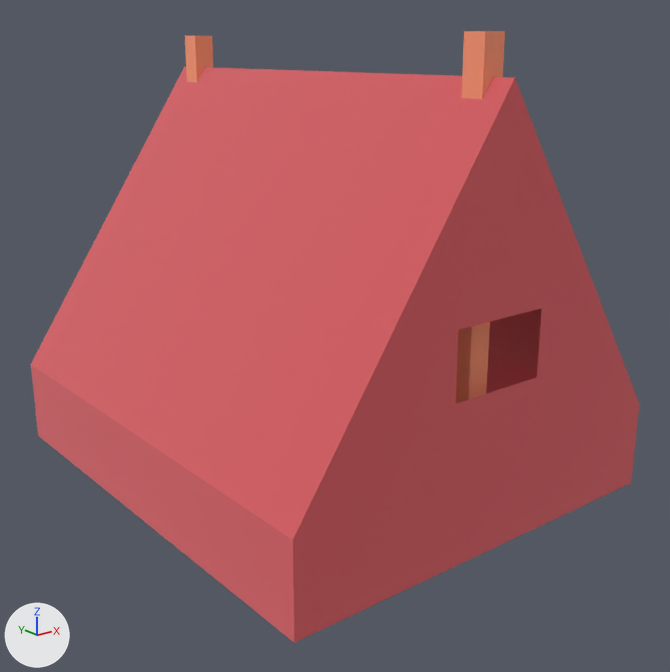
An edit to the glTF model packs/nature-kit/tent-smallclosed.glb, drawn before and after from the same camera.
One viewpoint serves both versions: a camera (50 mm lens) standing at (-0.722, -0.94, 0.498) and looking at (0.0, -0.038, 0.137). Arrows for +X, +Y and +Z are at lower left; the lights stay in place. The picture after the commit comes second. Where no turn or scale is listed for an object, it has been applied to the vertices.

Names of what the first picture shows: 'tent_smallClosed'.
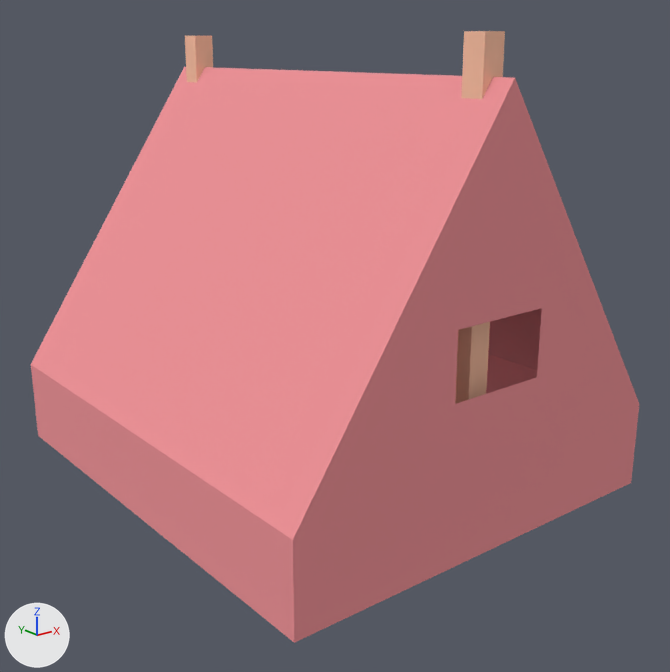
Boxes [x1, y1, x2, y2] around the edits, measured in the pictures (670 x 672 px):
'tent_smallClosed', surface changed (lighter)
    both: [31, 31, 639, 643]

The edits, one by one:
In material 'colorRed' (mat_colorred), metallic goes from 1.0 to 0.0.
In material 'wood' (mat_wood), metallic goes from 1.0 to 0.0.
Object 'tmpParent' (ob_tmpparent) is deleted.
